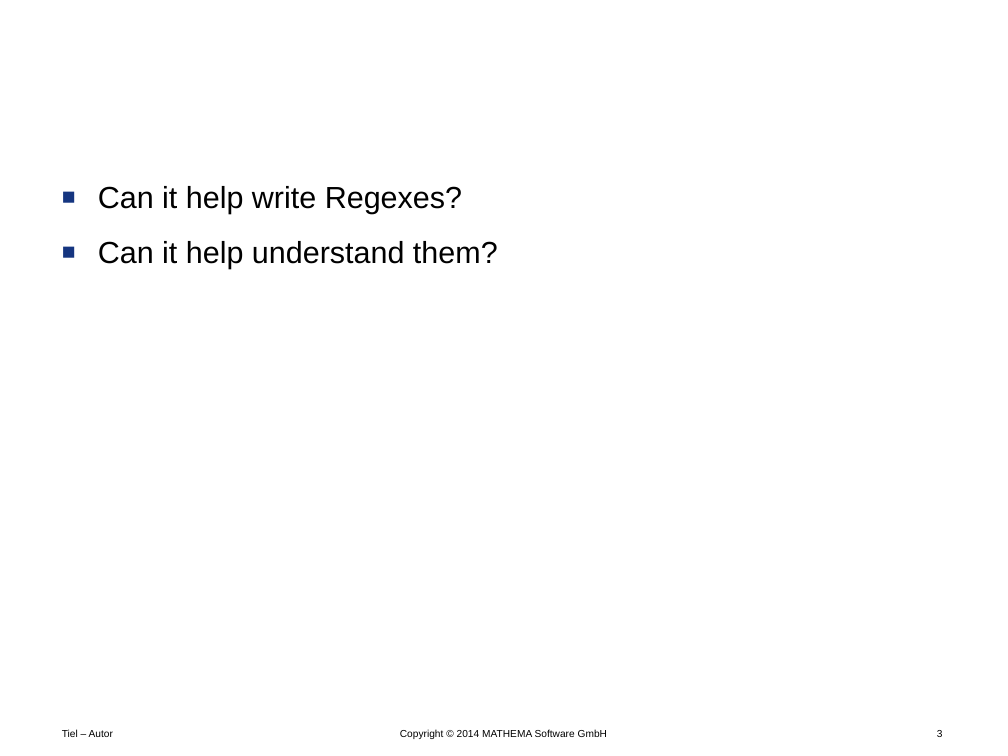
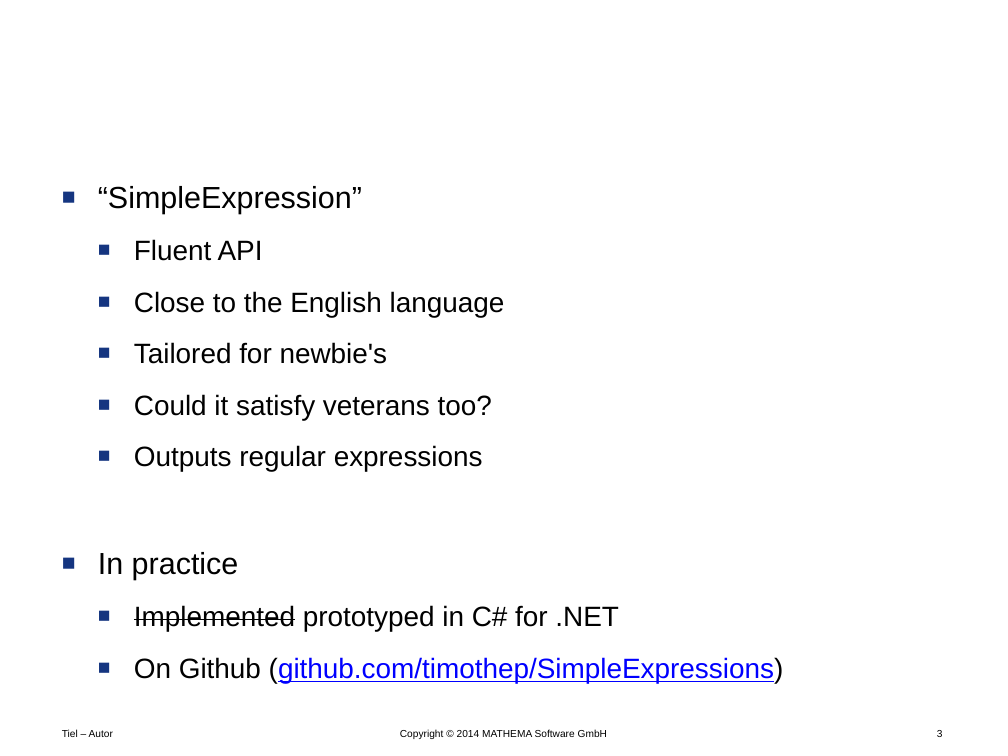
Before and after one commit to Timothep/Talk.LostInTranslation, a slide deck: slide 3 of LostInTranslation.pptx. Drawn at 1008x756 pixels with LibreOffice and Linux fonts; fonts in the diff are those of the drawing; background and template pictures are left out. Boxes give left, top, right and bottom in pixels: in the first picture for what was removed or moved away, otherwise in the second. Text is boxed around its words. In the diff, an @@ line names an element or a change of style, - is before the commit and + after.

Commit message:
VerbalExpressions

```diff
--- a/LostInTranslation.pptx
+++ b/LostInTranslation.pptx
@@ text at box(98, 186, 784, 683): text changed; size 24 to 22 pt @@
-■ Can it help write Regexes?
-■ Can it help understand them?
+■ “SimpleExpression”
+  ■ Fluent API
+  ■ Close to the English language
+  ■ Tailored for newbie's
+  ■ Could it satisfy veterans too?
+  ■ Outputs regular expressions
+■ In practice
+  ■ Implemented prototyped in C# for .NET
+  ■ On Github (github.com/timothep/SimpleExpressions)
```
Also in this commit, not shown: 6 other slides changed, 11 slides added, 1 slide removed.
